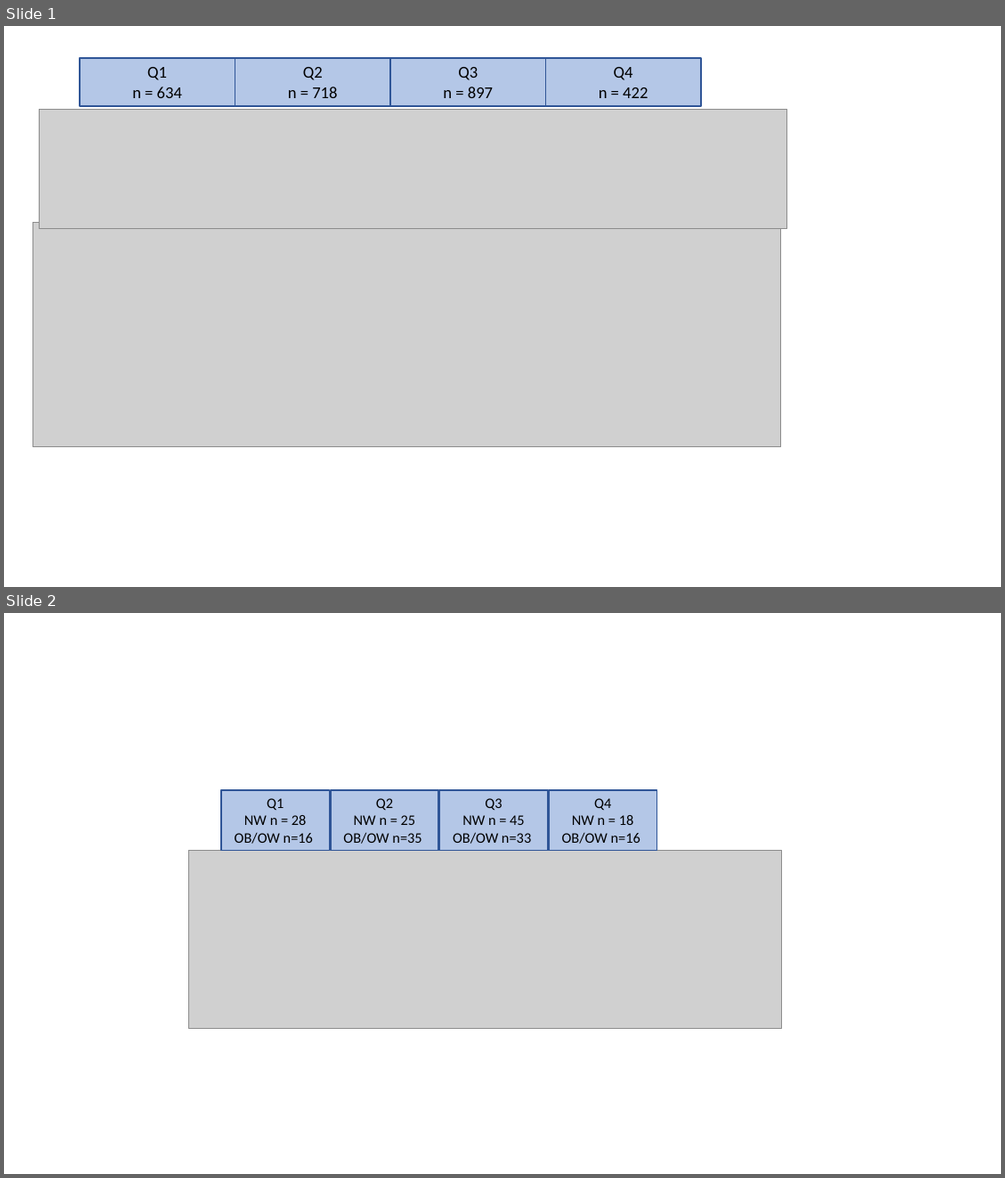
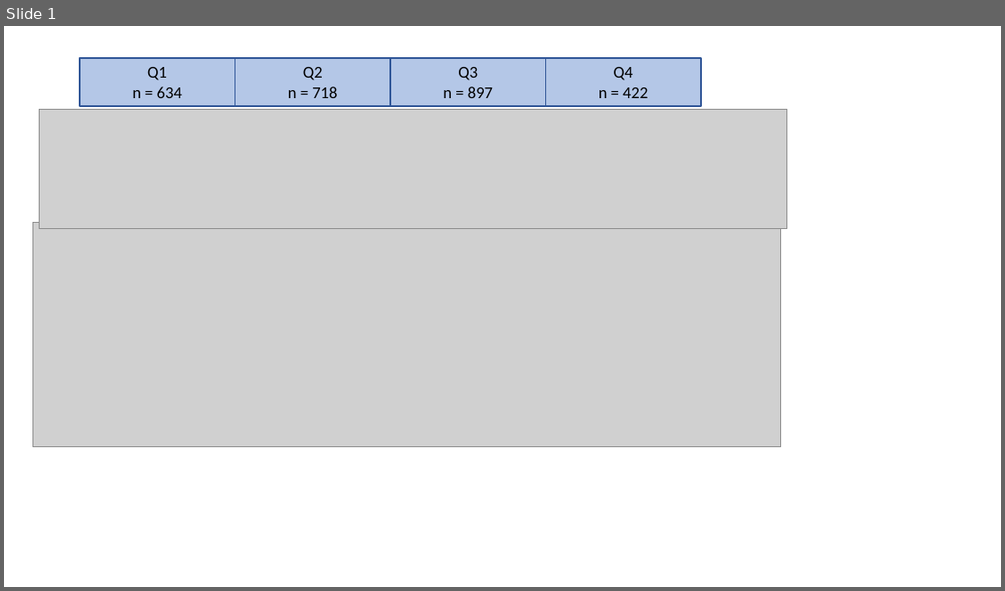
Before and after one commit to lemaslab/BEACH-reports, a slide deck: code/recruitment figures/waffle plot overall/waffle_figure_v6_June2024_michele.pptx. Shown one above the other, each under a label of ours: slides 1 and 2 before the commit, slide 1 after it. The pictures are 1005x1178 and 1005x591 pixels, drawn with LibreOffice and Linux fonts; fonts in the diff are those of the drawing; grey boxes stand for pictures. Boxes give left, top, right and bottom in pixels: in the first picture for what was removed or moved away, otherwise in the second. Text is boxed around its words. In the diff, an @@ line names an element or a change of style, - is before the commit and + after.

Commit message:
adding png instead and removing extra from slide deck

```diff
--- a/code/recruitment figures/waffle plot overall/waffle_figure_v6_June2024_michele.pptx
+++ b/code/recruitment figures/waffle plot overall/waffle_figure_v6_June2024_michele.pptx
@@ slide 2 removed at <box>4,613,1001,1174</box>, background #FFFFFF @@
@@ group removed at <box>221,789,657,850</box>: 4 rectangles @@
-Q1
-NW n = 28
-OB/OW n=16
-Q2
-NW n = 25
-OB/OW n=35
-Q3
-NW n = 45
-OB/OW n=33
-Q4
-NW n = 18
-OB/OW n=16
@@ picture removed at <box>188,850,781,1028</box> @@
```
Also in this commit, not shown: 2 other files.
